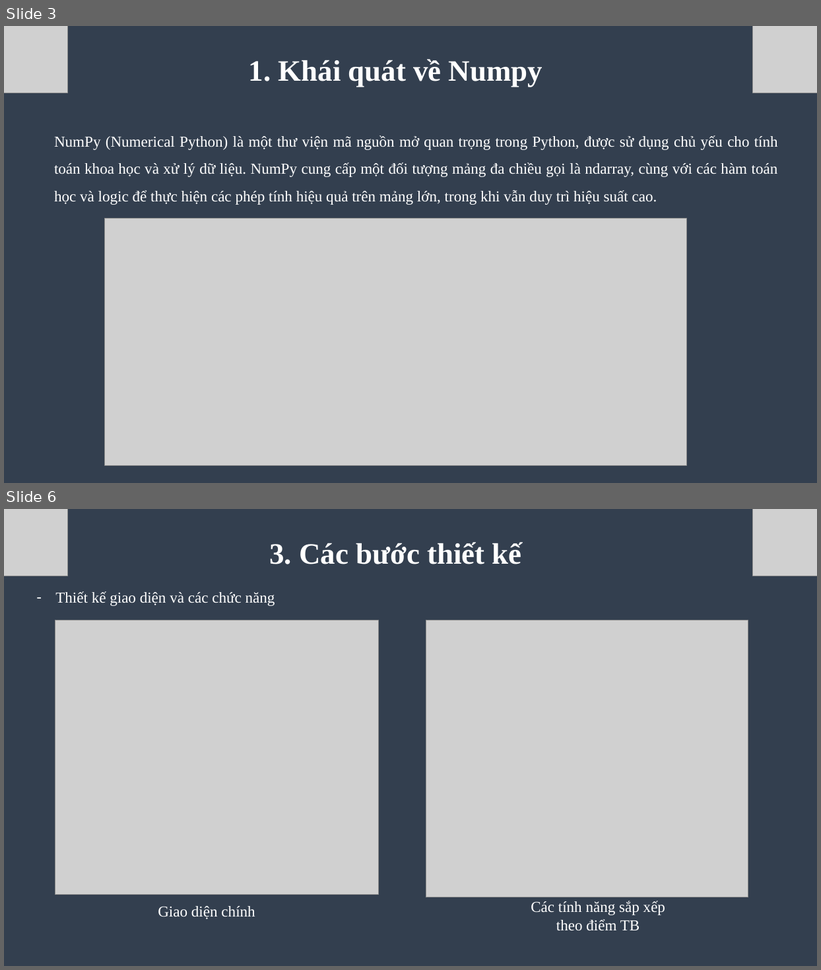
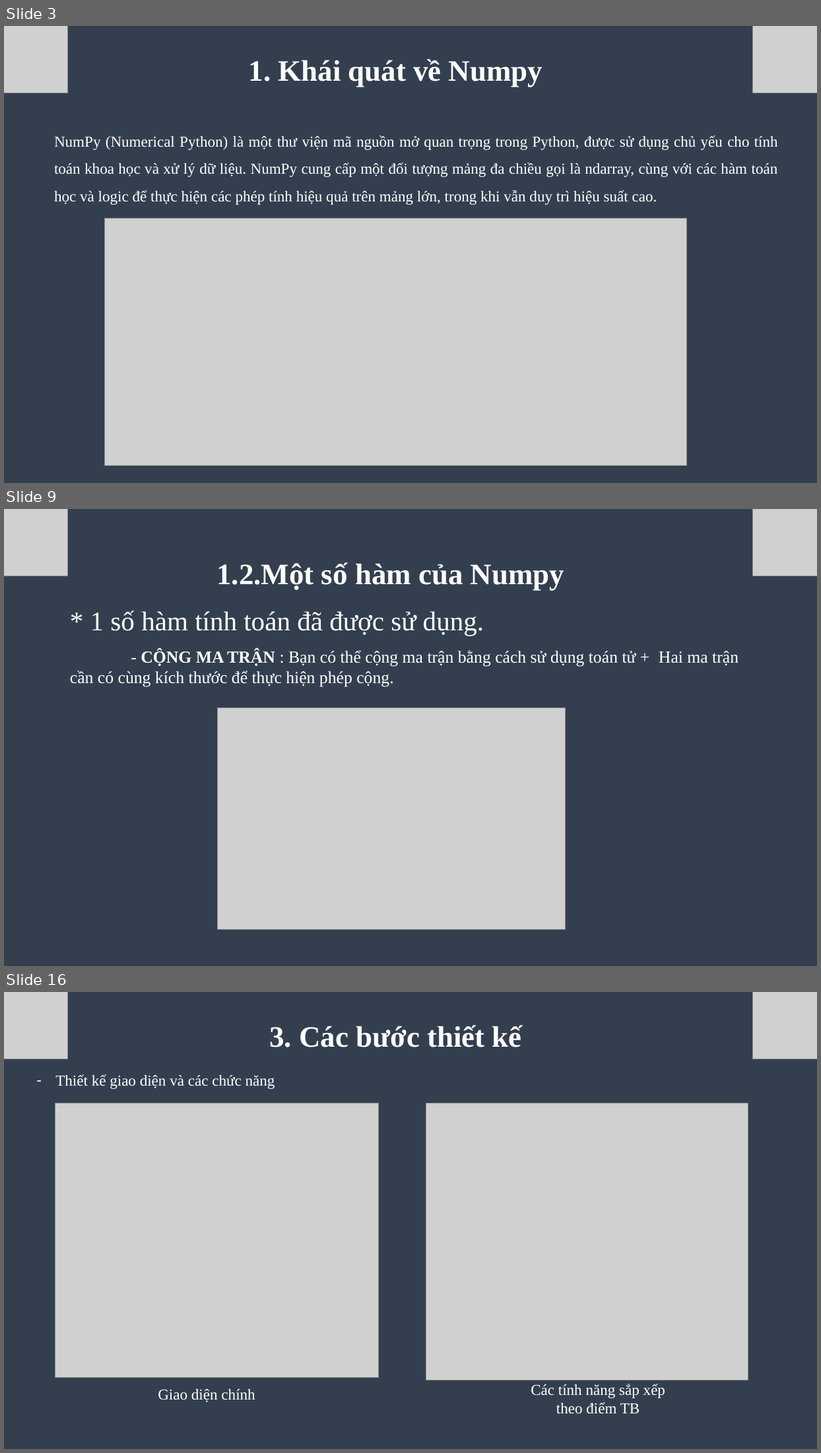
Before and after one commit to Toilaminh03/Numpy_PMMNM, a slide deck: tuan2.pptx. Shown one above the other, each under a label of ours: slides 3 and 6 before the commit, slides 3, 9 and 16 after it; the slides between them are not shown. The pictures are 821x970 and 821x1453 pixels, drawn with LibreOffice and Linux fonts; fonts in the diff are those of the drawing; grey boxes stand for pictures. Boxes give left, top, right and bottom in pixels: in the first picture for what was removed or moved away, otherwise in the second. Text is boxed around its words. In the diff, an @@ line names an element or a change of style, - is before the commit and + after.

Commit message:
Final Numpy

```diff
--- a/tuan2.pptx
+++ b/tuan2.pptx
@@ slide 9 added at (4, 509, 817, 966), background #333F50 @@
@@ picture added at (4, 509, 68, 576) @@
@@ picture added at (753, 509, 817, 576) @@
@@ text added at (217, 562, 564, 591), 35 pt, text #FFFFFF, bold @@
+1.2.Một số hàm của Numpy
@@ text added at (70, 611, 739, 687), 20 pt, text #FFFFFF @@
+* 1 số hàm tính toán đã được sử dụng.
+- CỘNG MA TRẬN : Bạn có thể cộng ma trận bằng cách sử dụng toán tử + Hai ma trận cần có cùng kích thước để thực hiện phép cộng.
@@ picture added at (217, 708, 566, 930) @@
@@ what was slide 6 is now slide 16 @@
```
Also in this commit, not shown: 3 slides changed, 9 other slides added.
